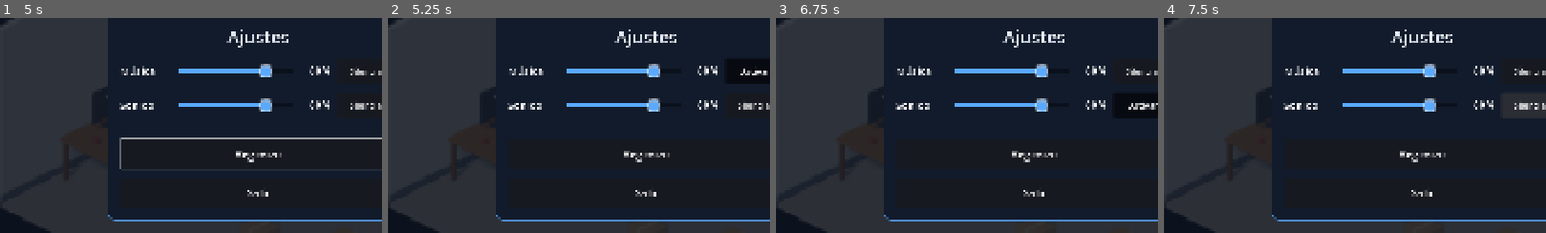
Above: before the commit, frames 1-4 (left to right).
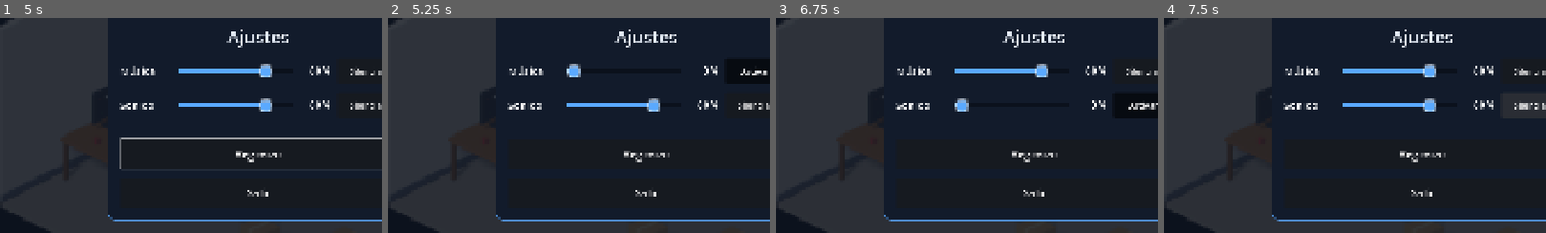
Above: after the commit, the same moments.

Repository: SaidSar/server-flow-2d
Game: Godot game, scene res://scenes/dashboard/dashboard.tscn
Two runs of this game, one before a commit and one after it. Both use one fixed random seed, a clock stepped at 60 frames per second and the inputs below. This scene is started directly instead of the project's main scene.
Inputs (mouse positions are % of the whole screen's width and height, from its top left):
- Up to frame 1 (5 s): click "OK" at 0.5 s; click "OK" at 1.25 s; click "1×" at 2 s; click "2×" at 2.75 s; click "← Cuarto" at 3.5 s; click (97, 94) at 4.25 s
- Up to frame 2 (5.25 s): click "Silenciar" at 5 s
- Up to frame 3 (6.75 s): click "Activar" at 5.75 s; click "Silenciar" at 6.5 s
- Up to frame 4 (7.5 s): click "Activar" at 7.25 s
The pictures show only the part of the screen within x 16-66%, y 27-77%; the shares and areas given below are measured in that part.

Frame 1 is identical in both runs. In frame 2, 0.8% of the frame differs, in the area x 46-84%, y 21-28%; in frame 3, 0.7%; in frame 4, nothing differs.

Commit message:
fix: silenciar deja el slider en 0 y reactivar recupera el volumen
El volumen anterior se conserva en Settings. Mover el slider quita el
silencio y bajarlo a 0 lo activa.

Co-Authored-By: Claude Opus 5.5 <noreply@anthropic.com>

Diff:
--- a/scripts/ui/settings_menu.gd
+++ b/scripts/ui/settings_menu.gd
@@ -70,11 +70,12 @@
 	return _confirm_box.visible
 
 
+## Silenciado, el slider se ve en 0 %; el volumen anterior se guarda en Settings y vuelve al reactivar.
 func _sync_from_settings() -> void:
-	_music_slider.set_value_no_signal(Settings.music_volume * 100.0)
-	_sfx_slider.set_value_no_signal(Settings.sfx_volume * 100.0)
 	_music_mute.set_pressed_no_signal(Settings.music_muted)
 	_sfx_mute.set_pressed_no_signal(Settings.sfx_muted)
+	_show_volume(_music_slider, Settings.music_volume, Settings.music_muted)
+	_show_volume(_sfx_slider, Settings.sfx_volume, Settings.sfx_muted)
 	_refresh_labels()
 
 
@@ -85,23 +86,44 @@
 	_sfx_mute.text = UNMUTE_TEXT if _sfx_mute.button_pressed else MUTE_TEXT
 
 
+static func _show_volume(slider: HSlider, volume: float, muted: bool) -> void:
+	slider.set_value_no_signal(0.0 if muted else volume * 100.0)
+
+
+## Mover el slider a 0 silencia (sin olvidar el volumen anterior); moverlo arriba de 0 quita el silencio.
 func _on_music_slider_changed(value: float) -> void:
-	Settings.set_music_volume(value / 100.0)
+	if is_zero_approx(value):
+		Settings.set_music_muted(true)
+	else:
+		Settings.set_music_volume(value / 100.0)
+		Settings.set_music_muted(false)
+	_music_mute.set_pressed_no_signal(Settings.music_muted)
 	_refresh_labels()
 
 
 func _on_sfx_slider_changed(value: float) -> void:
-	Settings.set_sfx_volume(value / 100.0)
+	if is_zero_approx(value):
+		Settings.set_sfx_muted(true)
+	else:
+		Settings.set_sfx_volume(value / 100.0)
+		Settings.set_sfx_muted(false)
+	_sfx_mute.set_pressed_no_signal(Settings.sfx_muted)
 	_refresh_labels()
 
 
 func _on_music_mute_toggled(muted: bool) -> void:
+	if not muted and is_zero_approx(Settings.music_volume):
+		Settings.set_music_volume(Settings.DEFAULT_VOLUME)
 	Settings.set_music_muted(muted)
+	_show_volume(_music_slider, Settings.music_volume, muted)
 	_refresh_labels()
 
 
 func _on_sfx_mute_toggled(muted: bool) -> void:
+	if not muted and is_zero_approx(Settings.sfx_volume):
+		Settings.set_sfx_volume(Settings.DEFAULT_VOLUME)
 	Settings.set_sfx_muted(muted)
+	_show_volume(_sfx_slider, Settings.sfx_volume, muted)
 	_refresh_labels()
 
 
